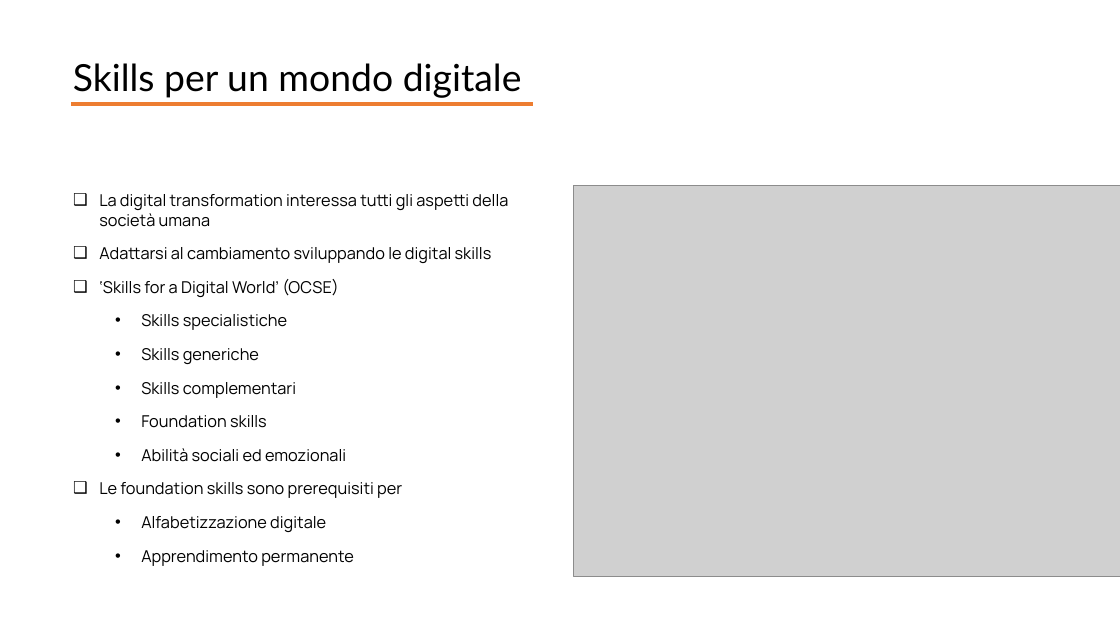
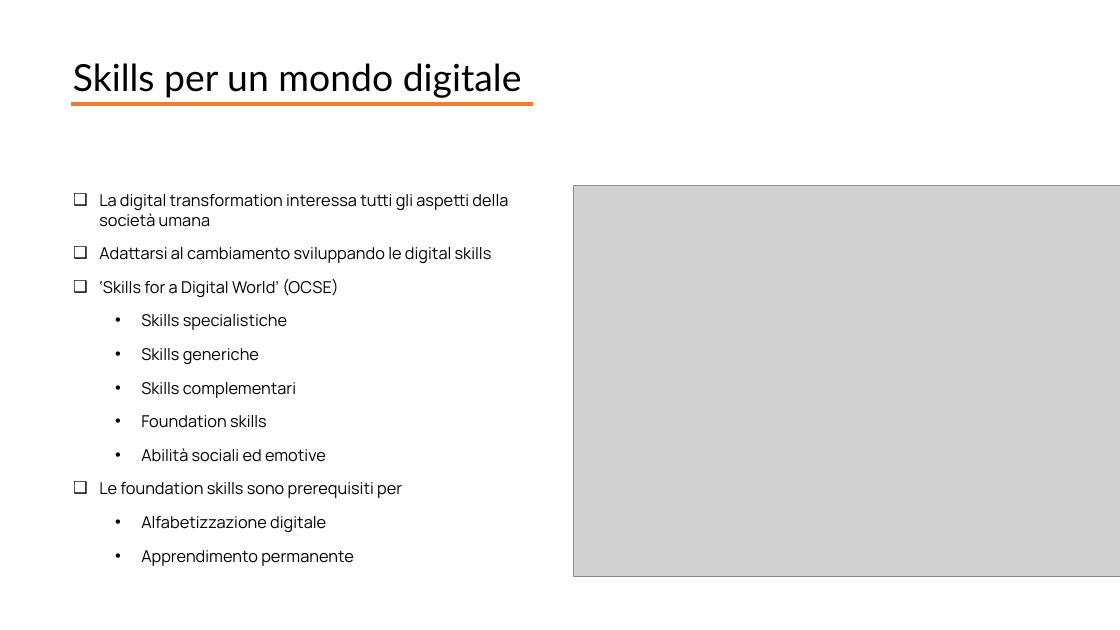
Before and after one commit to giocoal/social-issues-in-information-society-project, a slide deck: slide 7 of Consegna/Presentazione_progetto_SIIS_Merelli_Carbone_Grosso.pptx. Drawn at 1120x630 pixels with LibreOffice and Linux fonts; fonts in the diff are those of the drawing; grey boxes stand for pictures. Boxes give left, top, right and bottom in pixels: in the first picture for what was removed or moved away, otherwise in the second. Text is boxed around its words. In the diff, an @@ line names an element or a change of style, - is before the commit and + after.

```diff
--- a/Consegna/Presentazione_progetto_SIIS_Merelli_Carbone_Grosso.pptx
+++ b/Consegna/Presentazione_progetto_SIIS_Merelli_Carbone_Grosso.pptx
@@ text at [141, 448, 326, 462]: text changed @@
-  • Abilità sociali ed emozionali
+  • Abilità sociali ed emotive
```
Also in this commit, not shown: 1 other slide changed.
